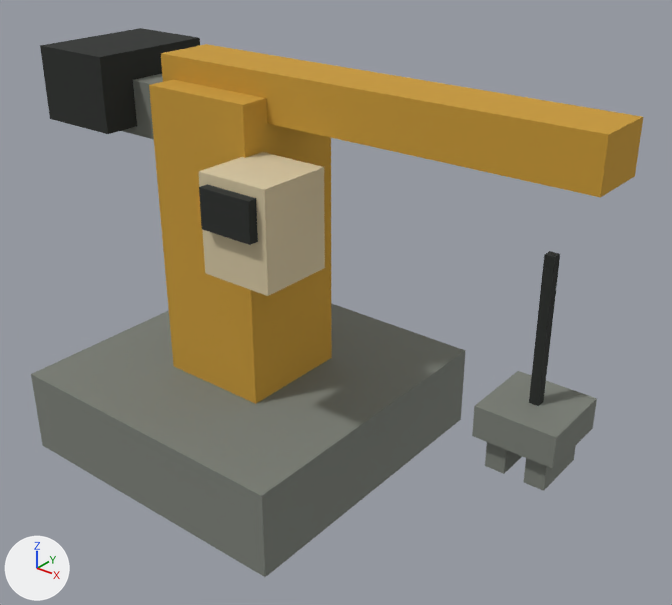
A saved change to the glTF model docs/vision/assets/generated/crane.gltf.
The view is the same before and after, from a 50 mm lens placed at (4.12, -4.19, 3.9), pointed at (0.71, 0.07, 1.26). Arrows for +X, +Y and +Z are at lower left; the lights stay in place. The first picture is the older version. Where no turn or scale is listed for an object, it has been applied to the vertices.

Objects in the first picture: 'base', 'boom', 'cab', 'cabWindow', 'cable', 'clawRBlade', 'counterweight', 'grip', 'supportArm', 'tower' and 1 more.
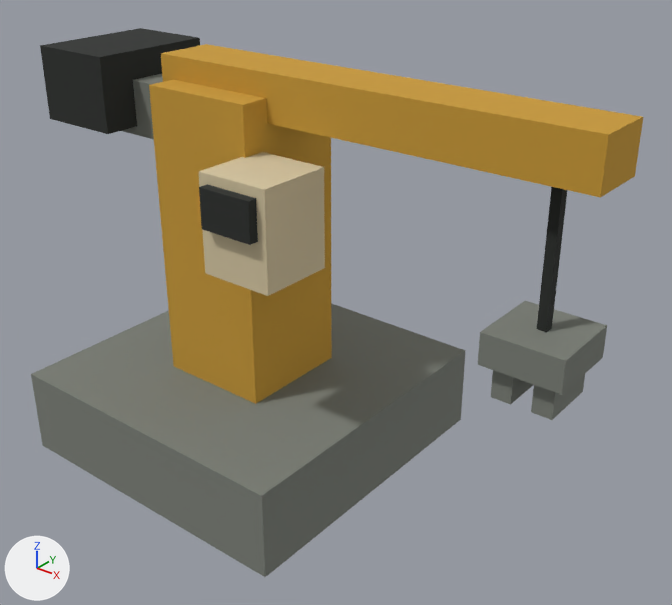
ob_hoist is not drawn itself; it is the parent of ob_clawl, ob_clawr, ob_cable, ob_grip.

What changed in the scene script:
```text
Change ob_hoist:
    ob_hoist.location: (2.2, 0.0, 0.419) -> (2.2, 0.0, 0.883)
```

Where the change shows, as pixel boxes (x1, y1, x2, y2) in the pictures (672 x 605 px):
'grip', moved
    before: (472, 371, 597, 469)
    after: (478, 301, 607, 395)
'cable', moved
    before: (529, 251, 560, 406)
    after: (537, 187, 567, 332)
'clawRBlade', moved
    before: (524, 446, 576, 491)
    after: (531, 374, 585, 420)
'clawLBlade', moved
    before: (485, 442, 522, 474)
    after: (491, 370, 533, 405)
